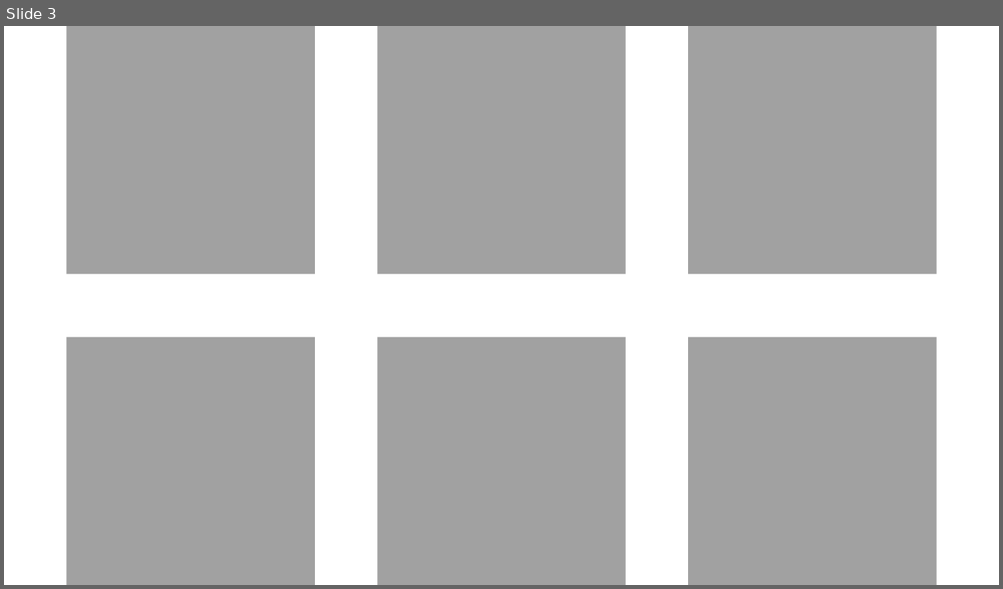
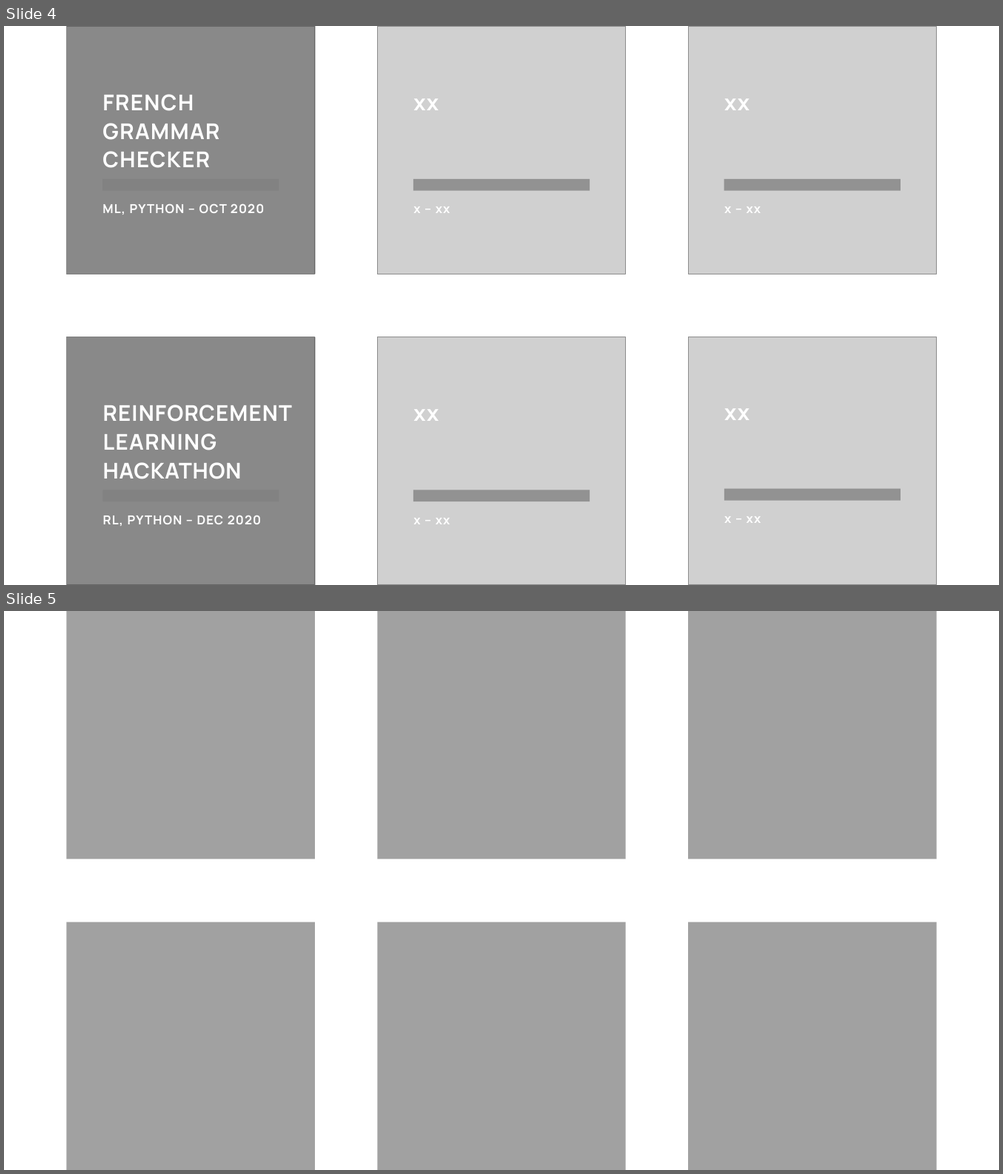
Before and after one commit to tdemareuil/tdemareuil.github.io, a slide deck: assets/images/portfolio/tiles.pptx. Shown one above the other, each under a label of ours: slide 3 before the commit, slides 4 and 5 after it. The pictures are 1003x589 and 1003x1174 pixels, drawn with LibreOffice and Linux fonts; fonts in the diff are those of the drawing; grey boxes stand for pictures. Boxes give left, top, right and bottom in pixels: in the first picture for what was removed or moved away, otherwise in the second. Text is boxed around its words. In the diff, an @@ line names an element or a change of style, - is before the commit and + after.

```diff
--- a/assets/images/portfolio/tiles.pptx
+++ b/assets/images/portfolio/tiles.pptx
@@ slide 4 added at (4,26,999,585), background #FFFFFF @@
@@ picture added at (67,26,315,275) @@
@@ rectangle added at (67,26,315,275), fill #404040 at 49% opacity @@
@@ picture added at (377,26,626,275) @@
@@ picture added at (688,26,936,275) @@
@@ text added at (102,94,219,168), 21 pt, text #FFFFFF, bold @@
+FRENCH
+GRAMMAR
+CHECKER
@@ text added at (413,99,438,110), 21 pt, text #FFFFFF, bold @@
+xx
@@ text added at (724,99,749,110), 21 pt, text #FFFFFF, bold @@
+xx
@@ rectangle added at (102,179,279,191), fill #808080 at 77% opacity @@
@@ rectangle added at (414,179,589,191), fill #808080 at 77% opacity @@
@@ rectangle added at (724,179,900,191), fill #808080 at 77% opacity @@
@@ text added at (102,204,264,215), 12 pt, text #FFFFFF, bold @@
+ML, PYTHON – OCT 2020
@@ text added at (413,207,450,213), 12 pt, text #FFFFFF, bold @@
+x – xx
@@ text added at (724,207,761,213), 12 pt, text #FFFFFF, bold @@
+x – xx
@@ picture added at (67,337,315,585) @@
@@ rectangle added at (67,337,315,585), fill #404040 at 49% opacity @@
@@ picture added at (377,337,626,585) @@
@@ picture added at (688,337,936,585) @@
@@ text added at (103,405,292,480), 21 pt, text #FFFFFF, bold @@
+REINFORCEMENT LEARNING HACKATHON
@@ text added at (413,409,438,421), 21 pt, text #FFFFFF, bold @@
+xx
@@ text added at (724,409,749,420), 21 pt, text #FFFFFF, bold @@
+xx
@@ rectangle added at (102,490,279,502), fill #808080 at 77% opacity @@
@@ rectangle added at (414,490,589,502), fill #808080 at 77% opacity @@
@@ rectangle added at (724,489,900,501), fill #808080 at 77% opacity @@
@@ text added at (103,516,261,526), 12 pt, text #FFFFFF, bold @@
+RL, PYTHON – DEC 2020
@@ text added at (413,518,450,525), 12 pt, text #FFFFFF, bold @@
+x – xx
@@ text added at (724,517,761,523), 12 pt, text #FFFFFF, bold @@
+x – xx
@@ what was slide 3 is now slide 5 @@
```
Also in this commit, not shown: 1 other slide added, 22 other files.
